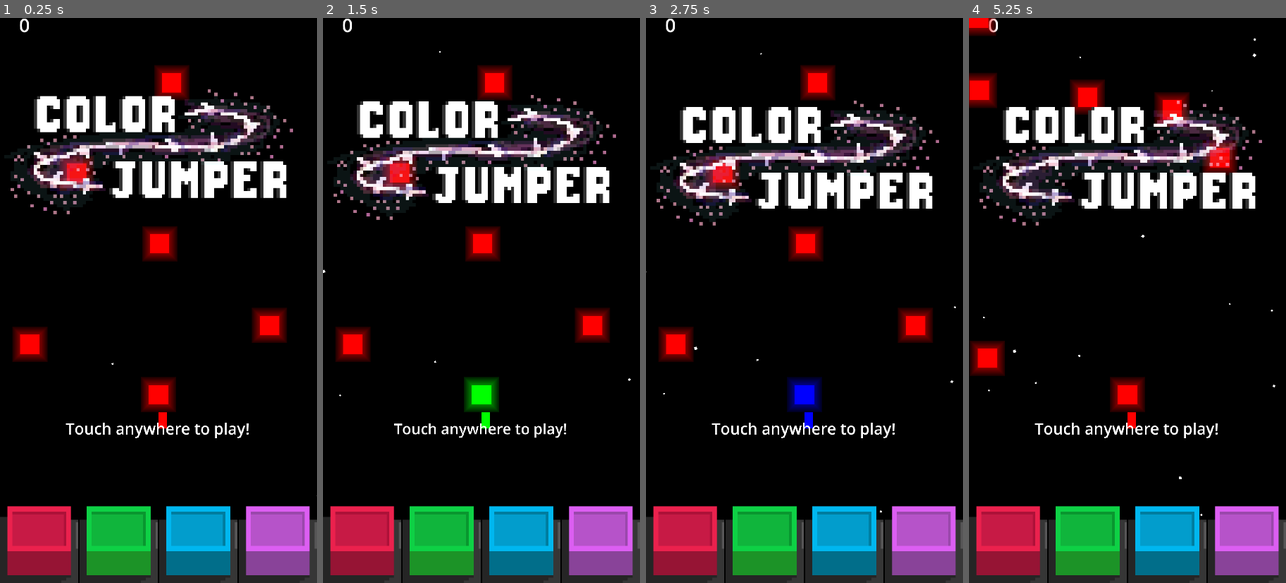
Above: before the commit, frames 1-4 (left to right).
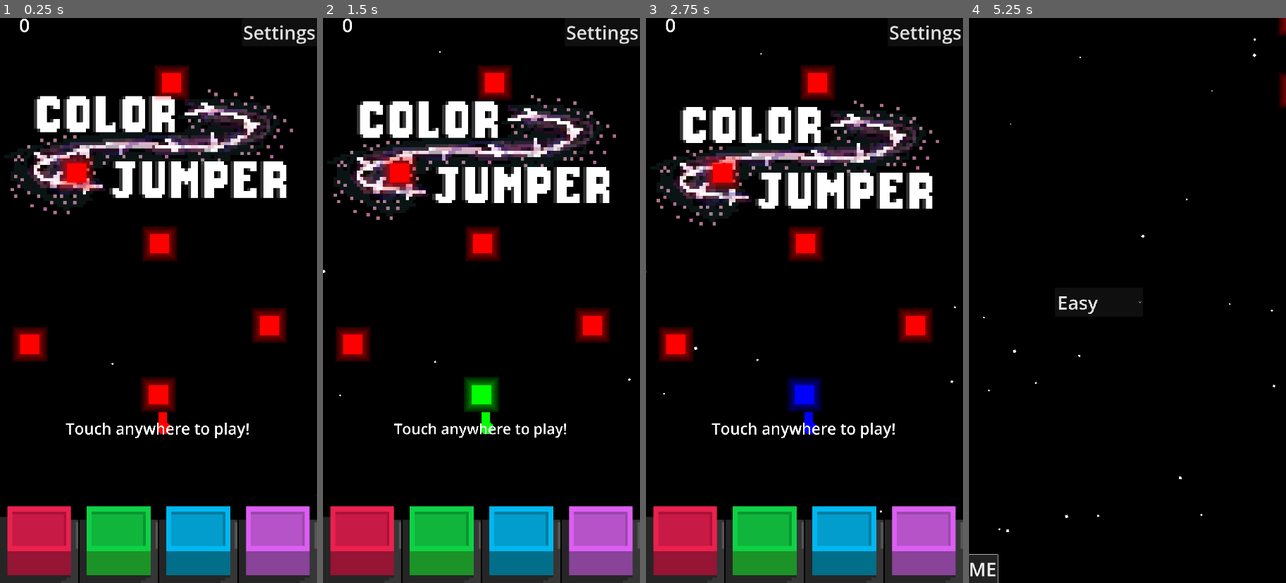
Above: after the commit, the same moments.

Repository: Xavier-Royer/Color-Jumper
Game: Godot game, scene res://Main.tscn
The game is run twice, just before and just after one commit, with the same random seed, the same clock (stepped at 60 frames per second) and the same inputs.
Inputs (mouse positions are in pixels of both pictures, inside the frame that each line leads up to):
- Up to frame 1 (0.25 s): no input
- Up to frame 2 (1.5 s): click (361, 543) at 0.5 s; click (440, 543) at 1.25 s
- Up to frame 3 (2.75 s): click (845, 543) at 2 s
- Up to frame 4 (5.25 s): click (1247, 543) at 2.75 s; click (1247, 29) at 3.5 s, where only the run after the commit has a clickable "Settings"; click (1127, 300) at 4.25 s, where only the run before the commit has a clickable "Play Again"; click (997, 571) at 5 s, where only the run after the commit has a clickable "HOME"

The runs differ from the first frame. In frame 1, 0.6% of the frame differs, in the area x 18-100%, y 1-74%; in frame 2, 0.6%; in frame 3, 0.6%; in frame 4, 26%, in the area x 0-100%, y 0-100%.

Commit message:
added settings, highscore, difficulties and animations

Diff:
--- /dev/null
+++ b/FileManager.gd
@@ -0,0 +1,39 @@
+extends Node
+var difficulty = "EASY"
+var highScore = [0,0,0,0]
+
+
+func _ready():
+	loadSettings()
+
+func setDifficulty(newDifficulty):
+	difficulty = newDifficulty
+	saveSettings()
+
+func setHighScore(score,index):
+	highScore[index]= score
+	saveHighScore()
+
+
+func saveSettings():
+	var file = FileAccess.open("user://settings.dat", FileAccess.WRITE)
+	file.store_var(difficulty)
+	file.close()
+
+func loadSettings():
+	var file = FileAccess.open("user://settings.dat", FileAccess.READ)
+	if FileAccess.file_exists("user://settings.dat"):
+		difficulty = file.get_var()
+		file.close()
+
+
+func saveHighScore():
+	var file = FileAccess.open("user://highScore.dat", FileAccess.WRITE)
+	file.store_var(highScore)
+	file.close()
+
+func loadHighScore():
+	var file = FileAccess.open("user://highScore.dat", FileAccess.READ)
+	if FileAccess.file_exists("user://highScore.dat"):
+		highScore = file.get_var()
+		file.close()
--- a/Main.tscn
+++ b/Main.tscn
@@ -1,6 +1,7 @@
-[gd_scene load_steps=20 format=3 uid="uid://b6jhdtfh7summ"]
+[gd_scene load_steps=21 format=3 uid="uid://b6jhdtfh7summ"]
 
 [ext_resource type="Script" uid="uid://cvls2n8bhmxsj" path="res://screen_manager.gd" id="1_glv2v"]
+[ext_resource type="Script" uid="uid://dgf5fqpr2obog" path="res://settings_screen.gd" id="2_c2ibq"]
 [ext_resource type="Theme" uid="uid://inpjr0g2xmmk" path="res://default_theme.tres" id="2_fos0i"]
 [ext_resource type="Script" uid="uid://btjb56mwtmn4v" path="res://game_screen.gd" id="2_uu6xs"]
 [ext_resource type="Texture2D" uid="uid://b6o71de4iwyce" path="res://textures/redbutton.png" id="3_3dxm6"]
@@ -176,17 +177,82 @@
 lifetime = 15.21
 process_material = SubResource("ParticleProcessMaterial_fos0i")
 
-[node name="HomeScreen" type="CanvasLayer" parent="ScreenManager"]
-
-[node name="UI" type="Control" parent="ScreenManager/HomeScreen"]
+[node name="SettingsScreen" type="CanvasLayer" parent="ScreenManager"]
+offset = Vector2(1152, 0)
+transform = Transform2D(1, 0, 0, 1, 1152, 0)
+script = ExtResource("2_c2ibq")
+
+[node name="Difficulty" type="OptionButton" parent="ScreenManager/SettingsScreen"]
+custom_minimum_size = Vector2(300, 100)
+anchors_preset = 8
+anchor_left = 0.5
+anchor_top = 0.5
+anchor_right = 0.5
+anchor_bottom = 0.5
+offset_left = -16.0
+offset_top = -10.0
+offset_right = 27.0
+offset_bottom = 21.0
+grow_horizontal = 2
+grow_vertical = 2
+size_flags_horizontal = 4
+theme_override_font_sizes/font_size = 64
+selected = 1
+item_count = 4
+popup/item_0/text = "Easy"
+popup/item_0/id = 0
+popup/item_1/text = "Medium"
+popup/item_1/id = 1
+popup/item_2/text = "Hard"
+popup/item_2/id = 2
+popup/item_3/text = "Extreme"
+popup/item_3/id = 3
+
+[node name="Home" type="Button" parent="ScreenManager/SettingsScreen"]
+anchors_preset = 2
+anchor_top = 1.0
+anchor_bottom = 1.0
+offset_top = -31.0
+offset_right = 57.0
+grow_vertical = 0
+theme_override_font_sizes/font_size = 64
+text = "HOME"
+
+[node name="GameScreen" type="CanvasLayer" parent="ScreenManager"]
+layer = 0
+script = ExtResource("2_uu6xs")
+
+[node name="UI" type="Control" parent="ScreenManager/GameScreen"]
 layout_mode = 3
 anchors_preset = 15
 anchor_right = 1.0
 anchor_bottom = 1.0
 grow_horizontal = 2
 grow_vertical = 2
-
-[node name="ColorButtons" type="HBoxContainer" parent="ScreenManager/HomeScreen/UI"]
+mouse_filter = 2
+
+[node name="Streak" type="Label" parent="ScreenManager/GameScreen/UI"]
+layout_mode = 1
+anchors_preset = 1
+anchor_left = 1.0
+anchor_right = 1.0
+offset_left = -131.0
+offset_bottom = 70.0
+grow_horizontal = 0
+theme_override_font_sizes/font_size = 32
+text = "streak"
+vertical_alignment = 2
+
+[node name="Score" type="Label" parent="ScreenManager/GameScreen/UI"]
+layout_mode = 1
+offset_left = 65.0
+offset_top = -21.0
+offset_right = 231.0
+offset_bottom = 67.0
+theme_override_font_sizes/font_size = 64
+text = "score"
+
+[node name="ColorButtons" type="HBoxContainer" parent="ScreenManager/GameScreen/UI"]
 layout_mode = 1
 anchors_preset = 12
 anchor_top = 1.0
@@ -197,7 +263,7 @@
 grow_vertical = 0
 mouse_filter = 0
 
-[node name="RED" type="TextureButton" parent="ScreenManager/HomeScreen/UI/ColorButtons"]
+[node name="RED" type="TextureButton" parent="ScreenManager/GameScreen/UI/ColorButtons"]
 layout_mode = 2
 size_flags_horizontal = 3
 theme = ExtResource("2_fos0i")
@@ -205,7 +271,7 @@
 texture_pressed = ExtResource("4_lgr22")
 stretch_mode = 0
 
-[node name="GREEN" type="TextureButton" parent="ScreenManager/HomeScreen/UI/ColorButtons"]
+[node name="GREEN" type="TextureButton" parent="ScreenManager/GameScreen/UI/ColorButtons"]
 layout_mode = 2
 size_flags_horizontal = 3
 theme = ExtResource("2_fos0i")
@@ -213,7 +279,7 @@
 texture_pressed = ExtResource("6_wkp8b")
 stretch_mode = 0
 
-[node name="BLUE" type="TextureButton" parent="ScreenManager/HomeScreen/UI/ColorButtons"]
+[node name="BLUE" type="TextureButton" parent="ScreenManager/GameScreen/UI/ColorButtons"]
 layout_mode = 2
 size_flags_horizontal = 3
 theme = ExtResource("2_fos0i")
@@ -221,7 +287,7 @@
 texture_pressed = ExtResource("8_c2ibq")
 stretch_mode = 0
 
-[node name="PURPLE" type="TextureButton" parent="ScreenManager/HomeScreen/UI/ColorButtons"]
+[node name="PURPLE" type="TextureButton" parent="ScreenManager/GameScreen/UI/ColorButtons"]
 layout_mode = 2
 size_flags_horizontal = 3
 theme = ExtResource("2_fos0i")
@@ -229,7 +295,7 @@
 texture_pressed = ExtResource("10_fpfj3")
 stretch_mode = 0
 
-[node name="Logo" type="TextureRect" parent="ScreenManager/HomeScreen/UI"]
+[node name="Logo" type="TextureRect" parent="ScreenManager/GameScreen/UI"]
 layout_mode = 1
 anchors_preset = -1
 anchor_left = 0.5
@@ -241,7 +307,7 @@
 texture = ExtResource("3_fos0i")
 stretch_mode = 5
 
-[node name="TouchAnywhereText" type="Label" parent="ScreenManager/HomeScreen/UI"]
+[node name="TouchAnywhereText" type="Label" parent="ScreenManager/GameScreen/UI"]
 layout_mode = 1
 anchors_preset = -1
 anchor_left = 0.497
@@ -258,6 +324,60 @@
 theme = ExtResource("2_fos0i")
 text = "Touch anywhere to play!"
 
+[node name="Settings" type="Button" parent="ScreenManager/GameScreen/UI"]
+z_index = 50
+layout_mode = 1
+anchors_preset = 1
+anchor_left = 1.0
+anchor_right = 1.0
+offset_left = -256.0
+offset_bottom = 96.0
+grow_horizontal = 0
+theme_override_font_sizes/font_size = 64
+text = "Settings"
+
+[node name="Objects" type="Node2D" parent="ScreenManager/GameScreen"]
+z_index = -1
+
+[node name="Player" type="CharacterBody2D" parent="ScreenManager/GameScreen/Objects"]
+position = Vector2(1344, 0)
+scale = Vector2(2.88, 1.82312)
+collision_mask = 529
+script = ExtResource("4_cm0pq")
+
+[node name="CollisionShape2D" type="CollisionShape2D" parent="ScreenManager/GameScreen/Objects/Player"]
+position = Vector2(5, 15)
+shape = SubResource("RectangleShape2D_r0du0")
+
+[node name="ColorRect" type="ColorRect" parent="ScreenManager/GameScreen/Objects/Player"]
+offset_right = 10.0
+offset_bottom = 30.0
+
+[node name="VisibleOnScreenNotifier2D" type="VisibleOnScreenNotifier2D" parent="ScreenManager/GameScreen/Objects/Player"]
+position = Vector2(4.99994, 15)
+scale = Vector2(0.499999, 1.5)
+
+[node name="Trail" type="Node2D" parent="ScreenManager/GameScreen/Objects/Player"]
+position = Vector2(5.55555, 28.5225)
+
+[node name="SpawnTimer" type="Timer" parent="ScreenManager/GameScreen"]
+process_callback = 0
+wait_time = 0.405
+
+[node name="RainbowTimer" type="Timer" parent="ScreenManager/GameScreen"]
+wait_time = 3.0
+one_shot = true
+
+[node name="ScoreAnimation" type="AnimationPlayer" parent="ScreenManager/GameScreen"]
+libraries = {
+&"": SubResource("AnimationLibrary_lgr22")
+}
+
+[node name="StreakAnimation" type="AnimationPlayer" parent="ScreenManager/GameScreen"]
+libraries = {
+&"": SubResource("AnimationLibrary_lgr22")
+}
+
 [node name="GameOverScreen" type="CanvasLayer" parent="ScreenManager"]
 visible = false
 
@@ -270,94 +390,49 @@
 grow_vertical = 2
 theme = ExtResource("2_fos0i")
 
-[node name="Button" type="Button" parent="ScreenManager/GameOverScreen/UI"]
+[node name="ColorRect" type="ColorRect" parent="ScreenManager/GameOverScreen/UI"]
+layout_mode = 1
+anchors_preset = 15
+anchor_right = 1.0
+anchor_bottom = 1.0
+grow_horizontal = 2
+grow_vertical = 2
+color = Color(0.32549, 0.32549, 0.32549, 0.517647)
+
+[node name="VBoxContainer" type="VBoxContainer" parent="ScreenManager/GameOverScreen/UI"]
 layout_mode = 1
 anchors_preset = 8
 anchor_left = 0.5
 anchor_top = 0.5
 anchor_right = 0.5
 anchor_bottom = 0.5
-offset_left = -260.0
-offset_top = -132.0
-offset_right = 258.0
-offset_bottom = 138.0
-grow_horizontal = 2
-grow_vertical = 2
+offset_left = -135.5
+offset_top = -75.0
+offset_right = 135.5
+offset_bottom = 75.0
+grow_horizontal = 2
+grow_vertical = 2
+theme_override_constants/separation = 50
+alignment = 1
+
+[node name="Highscore" type="Label" parent="ScreenManager/GameOverScreen/UI/VBoxContainer"]
+layout_mode = 2
+text = "High Score: "
+horizontal_alignment = 1
+
+[node name="Score" type="Label" parent="ScreenManager/GameOverScreen/UI/VBoxContainer"]
+layout_mode = 2
+text = "Score:"
+horizontal_alignment = 1
+
+[node name="Button" type="Button" parent="ScreenManager/GameOverScreen/UI/VBoxContainer"]
+layout_mode = 2
 text = "Play Again"
 
-[node name="GameScreen" type="CanvasLayer" parent="ScreenManager"]
-layer = 0
-script = ExtResource("2_uu6xs")
-
-[node name="UI" type="Control" parent="ScreenManager/GameScreen"]
-layout_mode = 3
-anchors_preset = 15
-anchor_right = 1.0
-anchor_bottom = 1.0
-grow_horizontal = 2
-grow_vertical = 2
-mouse_filter = 2
-
-[node name="Streak" type="Label" parent="ScreenManager/GameScreen/UI"]
-layout_mode = 1
-anchors_preset = 1
-anchor_left = 1.0
-anchor_right = 1.0
-offset_left = -131.0
-offset_bottom = 70.0
-grow_horizontal = 0
-theme_override_font_sizes/font_size = 32
-text = "streak"
-vertical_alignment = 2
-
-[node name="Score" type="Label" parent="ScreenManager/GameScreen/UI"]
-layout_mode = 1
-offset_left = 65.0
-offset_top = -21.0
-offset_right = 231.0
-offset_bottom = 67.0
-theme_override_font_sizes/font_size = 64
-text = "score"
-
-[node name="Objects" type="Node2D" parent="ScreenManager/GameScreen"]
-
-[node name="Player" type="CharacterBody2D" parent="ScreenManager/GameScreen/Objects"]
-position = Vector2(1344, 0)
-scale = Vector2(2.88, 1.82312)
-collision_mask = 529
-script = ExtResource("4_cm0pq")
-
-[node name="CollisionShape2D" type="CollisionShape2D" parent="ScreenManager/GameScreen/Objects/Player"]
-position = Vector2(5, 15)
-shape = SubResource("RectangleShape2D_r0du0")
-
-[node name="ColorRect" type="ColorRect" parent="ScreenManager/GameScreen/Objects/Player"]
-offset_right = 10.0
-offset_bottom = 30.0
-
-[node name="VisibleOnScreenNotifier2D" type="VisibleOnScreenNotifier2D" parent="ScreenManager/GameScreen/Objects/Player"]
-position = Vector2(4.99994, 15)
-scale = Vector2(0.499999, 1.5)
-
-[node name="SpawnTimer" type="Timer" parent="ScreenManager/GameScreen"]
-process_callback = 0
-wait_time = 0.405
-
-[node name="RainbowTimer" type="Timer" parent="ScreenManager/GameScreen"]
-wait_time = 3.0
-one_shot = true
-
-[node name="ScoreAnimation" type="AnimationPlayer" parent="ScreenManager/GameScreen"]
-libraries = {
-&"": SubResource("AnimationLibrary_lgr22")
-}
-
-[node name="StreakAnimation" type="AnimationPlayer" parent="ScreenManager/GameScreen"]
-libraries = {
-&"": SubResource("AnimationLibrary_lgr22")
-}
-
-[connection signal="pressed" from="ScreenManager/GameOverScreen/UI/Button" to="ScreenManager" method="_on_play_pressed"]
+[connection signal="item_selected" from="ScreenManager/SettingsScreen/Difficulty" to="ScreenManager/SettingsScreen" method="_on_menu_button_item_selected"]
+[connection signal="pressed" from="ScreenManager/SettingsScreen/Home" to="ScreenManager" method="_on_home_pressed"]
+[connection signal="pressed" from="ScreenManager/GameScreen/UI/Settings" to="ScreenManager" method="_on_settings_pressed"]
 [connection signal="screen_exited" from="ScreenManager/GameScreen/Objects/Player/VisibleOnScreenNotifier2D" to="ScreenManager/GameScreen/Objects/Player" method="_on_visible_on_screen_notifier_2d_screen_exited"]
 [connection signal="timeout" from="ScreenManager/GameScreen/SpawnTimer" to="ScreenManager/GameScreen" method="_on_spawn_timer_timeout"]
 [connection signal="timeout" from="ScreenManager/GameScreen/RainbowTimer" to="ScreenManager/GameScreen" method="_on_rainbow_timer_timeout"]
+[connection signal="pressed" from="ScreenManager/GameOverScreen/UI/VBoxContainer/Button" to="ScreenManager" method="_on_play_pressed"]
--- /dev/null
+++ b/TrailParticle.tscn
@@ -0,0 +1,26 @@
+[gd_scene load_steps=5 format=3 uid="uid://bdh5ryxp407wx"]
+
+[ext_resource type="Texture2D" uid="uid://c2275qlv6csxt" path="res://textures/Iphone.png" id="1_sqep7"]
+
+[sub_resource type="Curve" id="Curve_47miy"]
+_data = [Vector2(0, 1), 0.0, 0.0, 0, 0, Vector2(1, 0), 0.0, 0.0, 0, 0]
+point_count = 2
+
+[sub_resource type="CurveTexture" id="CurveTexture_ycws3"]
+curve = SubResource("Curve_47miy")
+
+[sub_resource type="ParticleProcessMaterial" id="ParticleProcessMaterial_o0vtf"]
+particle_flag_disable_z = true
+emission_shape_scale = Vector3(5, 5, 5)
+gravity = Vector3(0, 0, 0)
+scale_min = 5.0
+scale_max = 5.0
+scale_curve = SubResource("CurveTexture_ycws3")
+
+[node name="GPUParticles2D" type="GPUParticles2D"]
+emitting = false
+amount = 1
+texture = ExtResource("1_sqep7")
+lifetime = 0.3
+one_shot = true
+process_material = SubResource("ParticleProcessMaterial_o0vtf")
--- a/block.gd
+++ b/block.gd
@@ -61,10 +61,14 @@
 				break
 
 
-func blockCaught():
+func blockCaught(playerDirection, gameSpeed):
 	onBlock = true
 	if number !=0:
+		#$GPUParticles2D.process_material.
+		$GPUParticles2D.process_material.direction = Vector3(-1*playerDirection.x,-1*playerDirection.y ,0)
+		$GPUParticles2D.process_material.gravity = Vector3(0,gameSpeed*2,0)
 		$GPUParticles2D.emitting =true
+		$AnimationPlayer.play("CaughtBlock")
 		#var tween = create_tween()
 		#tween.tween_property(self, "scale", self.scale * 1.4, 0.15).set_ease(Tween.EASE_IN)
 		#tween.tween_property(self, "scale", self.scale, 0.15).set_ease(Tween.EASE_OUT)
@@ -73,7 +77,8 @@
 
 
 func _on_animation_player_animation_finished(_anim_name: StringName) -> void:
-	queue_free()
+	if _anim_name == "blcokLeft":
+		queue_free()
 
 
 func _on_visible_on_screen_notifier_2d_screen_exited() -> void:
--- a/block.gdshader
+++ b/block.gdshader
@@ -31,7 +31,8 @@
 		}
 
 		if (squareRadius >0.55){
-			COLOR.a = clamp(0.0,alpha,1.0);
+			//uses +1 to allow for animation player to change alpha value
+			COLOR.a += clamp(0.0,alpha,1.0) -1.0;
 			COLOR.b *=2.8;
 			COLOR.r *=2.8;
 			COLOR.g *=2.8;
--- a/block.tscn
+++ b/block.tscn
@@ -27,13 +27,15 @@
 emission_shape_offset = Vector3(0, 15, 0)
 emission_shape = 3
 emission_box_extents = Vector3(1, 1, 1)
-spread = 180.0
+spread = 135.0
 initial_velocity_max = 206.9
-gravity = Vector3(0, 200, 0)
+gravity = Vector3(0, 2000, 0)
+linear_accel_min = -54.02
+linear_accel_max = -54.02
 damping_min = 28.736
 damping_max = 28.736
-scale_min = 15.0
-scale_max = 15.0
+scale_min = 25.0
+scale_max = 25.0
 scale_curve = SubResource("CurveTexture_xfwl5")
 
 [sub_resource type="Animation" id="Animation_xfwl5"]
@@ -61,6 +63,30 @@
 "transitions": PackedFloat32Array(1),
 "update": 0,
 "values": [Vector2(3, 3)]
+}
+tracks/2/type = "value"
+tracks/2/imported = false
+tracks/2/enabled = true
+tracks/2/path = NodePath("ColorRect:scale")
+tracks/2/interp = 1
+tracks/2/loop_wrap = true
+tracks/2/keys = {
+"times": PackedFloat32Array(0),
+"transitions": PackedFloat32Array(1),
+"update": 0,
+"values": [Vector2(1, 1)]
+}
+tracks/3/type = "value"
+tracks/3/imported = false
+tracks/3/enabled = true
+tracks/3/path = NodePath("ColorRect:color:a")
+tracks/3/interp = 1
+tracks/3/loop_wrap = true
+tracks/3/keys = {
+"times": PackedFloat32Array(0),
+"transitions": PackedFloat32Array(1),
+"update": 0,
+"values": [1.0]
 }
 
 [sub_resource type="Animation" id="Animation_im0tn"]
@@ -90,9 +116,50 @@
 "update": 0,
 "values": [Vector2(3, 3), Vector2(0, 0)]
 }
+tracks/2/type = "value"
+tracks/2/imported = false
+tracks/2/enabled = true
+tracks/2/path = NodePath("ColorRect:color:a")
+tracks/2/interp = 1
+tracks/2/loop_wrap = true
+tracks/2/keys = {
+"times": PackedFloat32Array(0, 0.5),
+"transitions": PackedFloat32Array(1, 1),
+"update": 0,
+"values": [Color(0, 0, 0, 1), Color(0, 0, 0, 0)]
+}
+
+[sub_resource type="Animation" id="Animation_5d32t"]
+resource_name = "CaughtBlock"
+length = 0.1
+tracks/0/type = "value"
+tracks/0/imported = false
+tracks/0/enabled = true
+tracks/0/path = NodePath("ColorRect:scale")
+tracks/0/interp = 1
+tracks/0/loop_wrap = true
+tracks/0/keys = {
+"times": PackedFloat32Array(0, 0.05, 0.1),
+"transitions": PackedFloat32Array(1, 1, 1),
+"update": 0,
+"values": [Vector2(1, 1), Vector2(1.3, 1.3), Vector2(1, 1)]
+}
+tracks/1/type = "value"
+tracks/1/imported = false
+tracks/1/enabled = true
+tracks/1/path = NodePath("ColorRect:color:a")
+tracks/1/interp = 1
+tracks/1/loop_wrap = true
+tracks/1/keys = {
+"times": PackedFloat32Array(0, 0.05, 0.2),
+"transitions": PackedFloat32Array(1, 1, 1),
+"update": 0,
+"values": [1.0, Color(0, 0, 0, 0.756863), 1.0]
+}
 
 [sub_resource type="AnimationLibrary" id="AnimationLibrary_xfwl5"]
 _data = {
+&"CaughtBlock": SubResource("Animation_5d32t"),
 &"RESET": SubResource("Animation_xfwl5"),
 &"blockLeft": SubResource("Animation_im0tn")
 }
@@ -106,11 +173,9 @@
 script = ExtResource("1_im0tn")
 
 [node name="CollisionShape2D" type="CollisionShape2D" parent="."]
-visible = false
 shape = SubResource("RectangleShape2D_xfwl5")
 
 [node name="SpawnRadius" type="Area2D" parent="."]
-visible = false
 show_behind_parent = true
 z_as_relative = false
 scale = Vector2(1.5, 1.5)
@@ -122,6 +187,7 @@
 shape = SubResource("CircleShape2D_im0tn")
 
 [node name="ColorRect" type="ColorRect" parent="."]
+self_modulate = Color(0.564962, 0.564962, 0.564962, 1)
 material = SubResource("ShaderMaterial_5d32t")
 offset_left = -20.0
 offset_top = -20.0
@@ -144,11 +210,9 @@
 }
 
 [node name="VisibleOnScreenNotifier2D" type="VisibleOnScreenNotifier2D" parent="."]
-visible = false
 rect = Rect2(-20, -20, 40, 40)
 
 [node name="Clicked" type="Area2D" parent="."]
-visible = false
 z_index = 21
 collision_layer = 2147483648
 collision_mask = 0
--- a/game_screen.gd
+++ b/game_screen.gd
@@ -9,13 +9,13 @@
 @onready var movingObjects = $Objects
 
 
-
 #player attribuites
 var direction = Vector2(0,0)
 var speed = 7000
 var currentColor
 var currentBlock
-
+var difficulty = "EASY" #easy, medium, hard or extreme
+var difficulties = ["EASY", "MEDIUM" , "HARD", "EXTREME"]
 #game control stuff
 
 #streaks/scroes
@@ -57,16 +57,16 @@
 func _ready() -> void:
 	screen_size = Globals.screenSize #get_viewport().get_visible_rect().size
 	player.connect("caughtBlock",_on_block_caught)
-	for button in $"../HomeScreen/UI/ColorButtons".get_children():
+	for button in $UI/ColorButtons.get_children():
 		button.connect("pressed",changeColor.bind(button.name))
 	player.connect("screenExited",gameOver)
 	var tween = create_tween().set_loops()
-	tween.tween_property($"../HomeScreen/UI/TouchAnywhereText", "scale", Vector2(1.1, 1.1), 0.1).set_ease(Tween.EASE_IN)
-	tween.tween_property($"../HomeScreen/UI/TouchAnywhereText", "scale", Vector2(1, 1), 0.4).set_ease(Tween.EASE_OUT)
+	tween.tween_property($UI/TouchAnywhereText, "scale", Vector2(1.1, 1.1), 0.1).set_ease(Tween.EASE_IN)
+	tween.tween_property($UI/TouchAnywhereText, "scale", Vector2(1, 1), 0.4).set_ease(Tween.EASE_OUT)
 	var tween2 = create_tween().set_loops()
 
-	tween2.tween_property($"../HomeScreen/UI/Logo", "position:y", $"../HomeScreen/UI/Logo".position.y + 50, 1).set_trans(Tween.TRANS_QUAD).set_ease(Tween.EASE_IN_OUT)
-	tween2.tween_property($"../HomeScreen/UI/Logo", "position:y", $"../HomeScreen/UI/Logo".position.y, 1).set_trans(Tween.TRANS_QUAD).set_ease(Tween.EASE_IN_OUT)
+	tween2.tween_property($UI/Logo, "position:y", $UI/Logo.position.y + 50, 1).set_trans(Tween.TRANS_QUAD).set_ease(Tween.EASE_IN_OUT)
+	tween2.tween_property($UI/Logo, "position:y", $UI/Logo.position.y, 1).set_trans(Tween.TRANS_QUAD).set_ease(Tween.EASE_IN_OUT)
 	loadGame()
 	playGame()
 
@@ -77,7 +77,22 @@
 	score = 0
 	$UI/Score.text = str(0)
 	$UI/Streak.text = ""
+
+	difficulty = FileManager.difficulty
+
 	gameState = "READY"
+	if difficulty == "EASY":
+		randomColorRate = 50
+		baseGameSpeed  = 700
+	elif difficulty == "MEDIUM":
+		randomColorRate = 30
+		baseGameSpeed  = 500
+	elif difficulty == "HARD":
+		randomColorRate = 10
+		baseGameSpeed  = 300
+	else:
+		baseGameSpeed  = 200
+		randomColorRate = 3
 
 func loadGame():
 	player.velocity = Vector2(0,0)
@@ -142,7 +157,9 @@
 
 #player captureing block
 func _on_block_caught():
+
 	currentBlock = player.blockOn
+	currentBlock.blockCaught(direction,gameSpeed)
 	direction = Vector2(0,0)
 	if currentBlock.get_collision_layer_value(10):
 		$RainbowTimer.start()
@@ -179,7 +196,8 @@
 	if event is InputEventScreenTouch and event.pressed:  #event.is_action_pressed("Tap"):
 		var mousePosition = get_viewport().get_mouse_position()
 		#ensure its not where the buttons are
-		if mousePosition.y < $"../HomeScreen/UI/ColorButtons".position.y and gameState != "OVER":
+		if mousePosition.y < $UI/ColorButtons.position.y and gameState != "OVER" and  not ( mousePosition.y < $UI/Settings.position.y +$UI/Settings.size.y  and mousePosition.x >$UI/Settings.position.x):
+
 			#if player.velocity == Vector2(0,0):
 			if currentBlock != null:
 				#Begin game if in ready position
@@ -190,9 +208,11 @@
 					lastJumpStamp = get_process_delta_time()
 					gameSpeed = baseGameSpeed
 					#$"../HomeScreen".hide()
-					$"../HomeScreen/UI/TouchAnywhereText".hide()
+					$UI/TouchAnywhereText.hide()
 					var tween = create_tween()
-					tween.tween_property($"../HomeScreen/UI/Logo", "modulate:a", 0.0, 0.5)
+					tween.tween_property($UI/Logo, "modulate:a", 0.0, 0.5)
+					var tween2 = create_tween()
+					tween2.tween_property($UI/Settings, "modulate:a", 0.0, 0.5)
 
 				#update direction vector
 				var playerPosition  = player.get_global_position()
@@ -286,7 +306,15 @@
 		$SpawnTimer.stop()
 		player.hide()
 		gameState = "OVER"
+		$"../GameOverScreen/UI/VBoxContainer/Score".text = "Score: " + str(score)
+		var index = difficulties.find(difficulty)
+		var currentHighScore = FileManager.highScore[index]
+		if score > currentHighScore:
+			currentHighScore = score
+			FileManager.setHighScore(score,index)
+		$"../GameOverScreen/UI/VBoxContainer/Highscore".text = "High Score: " + str(currentHighScore)
 		emit_signal("gameOverScreen")
+
 
 
 func _on_spawn_timer_timeout() -> void:
--- a/player.gd
+++ b/player.gd
@@ -4,18 +4,33 @@
 signal caughtBlock
 var collided = false
 var blockOn = null
+var trailLength = 20
+@onready var trail = preload("res://TrailParticle.tscn")
 
 func _on_visible_on_screen_notifier_2d_screen_exited() -> void:
 	emit_signal("screenExited")
 
+func _ready():
+	for i in trailLength:
+		var particle = trail.instantiate()
+		$Trail.add_child(particle)
+		particle.emitting = true
+
 
 func _process(_delta: float) -> void:
+
+	var particle = trail.instantiate()
+	$Trail.add_child(particle)
+	particle.emitting = true
+	$Trail.get_child(0).queue_free()
+
+
 	collided = move_and_slide()
 	if collided:
 		if  get_last_slide_collision().get_collider().get_collision_layer_value(8):
 			if blockOn != get_last_slide_collision().get_collider():
 				blockOn = get_last_slide_collision().get_collider()
-				blockOn.blockCaught()
+				#blockOn.blockCaught()
 				emit_signal("caughtBlock")
 		elif get_last_slide_collision().get_collider().get_collision_layer_value(5):
 			#play animaition and then lose
--- a/project.godot
+++ b/project.godot
@@ -12,12 +12,13 @@
 
 config/name="Color Jumper"
 run/main_scene="uid://b6jhdtfh7summ"
-config/features=PackedStringArray("4.4", "Mobile")
+config/features=PackedStringArray("4.5", "Mobile")
 config/icon="res://icon.svg"
 
 [autoload]
 
 Globals="*res://globals.gd"
+FileManager="*res://FileManager.gd"
 
 [display]
 
--- a/screen_manager.gd
+++ b/screen_manager.gd
@@ -1,10 +1,13 @@
 extends Node
-@onready var currentScreen = $HomeScreen
+@onready var currentScreen = $GameScreen
 var onScreenPosition = Vector2(0,0)
 @onready var offScreenPosition = Vector2(Globals.screenSize.x,0)
 
 
+
 func _ready() -> void:
+	$SettingsScreen.offset = offScreenPosition
+	#$GameOverScreen.offset = offScreenPosition
 	$GameScreen.connect("gameOverScreen",$GameOverScreen.show)
 	#for i in get_children():
 	#	if i.name != "HomeScreen":
@@ -38,10 +41,20 @@
 #when play pressed load in new game
 func _on_play_pressed() -> void:
 	$GameScreen.loadGame()
-	$HomeScreen/UI/TouchAnywhereText.show()
-	$HomeScreen/UI/Logo.modulate.a = 1.0
+	$GameScreen/UI/TouchAnywhereText.show()
+	$GameScreen/UI/Logo.modulate.a = 1.0
+	$GameScreen/UI/Settings.modulate.a = 1.0
 	$GameOverScreen.hide()
 	$GameScreen.show()
-	$HomeScreen.show()
+	$GameScreen.show()
 	#await next_screen($GameScreen)
 	$GameScreen.playGame()
+
+
+func _on_settings_pressed() -> void:
+	$SettingsScreen.loadSettings()
+	next_screen($SettingsScreen)
+
+func _on_home_pressed():
+	next_screen($GameScreen)
+	_on_play_pressed()
--- /dev/null
+++ b/settings_screen.gd
@@ -0,0 +1,10 @@
+extends CanvasLayer
+var difficulties = ["EASY", "MEDIUM" , "HARD", "EXTREME"]
+
+func _on_menu_button_item_selected(index: int) -> void:
+	FileManager.setDifficulty(difficulties[index])
+
+
+func loadSettings():
+	var index = difficulties.find(FileManager.difficulty)
+	$Difficulty.select(index)
Not shown, added: FileManager.gd.uid
Not shown: 1 places in block.tscn that only renumber resources
Not shown, added: settings_screen.gd.uid
Binary file added: textures/Iphone.png
Not shown, added: textures/Iphone.png.import
